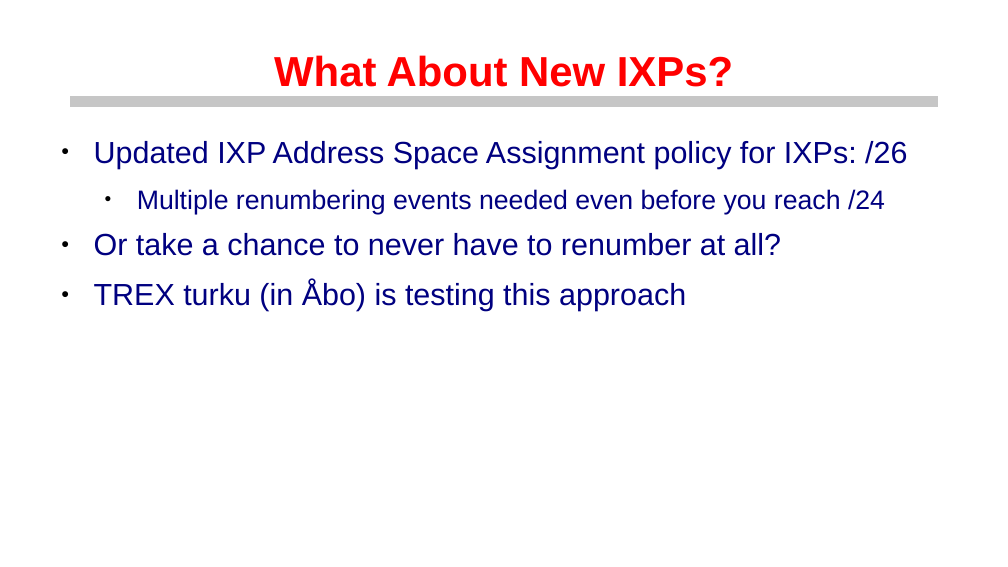
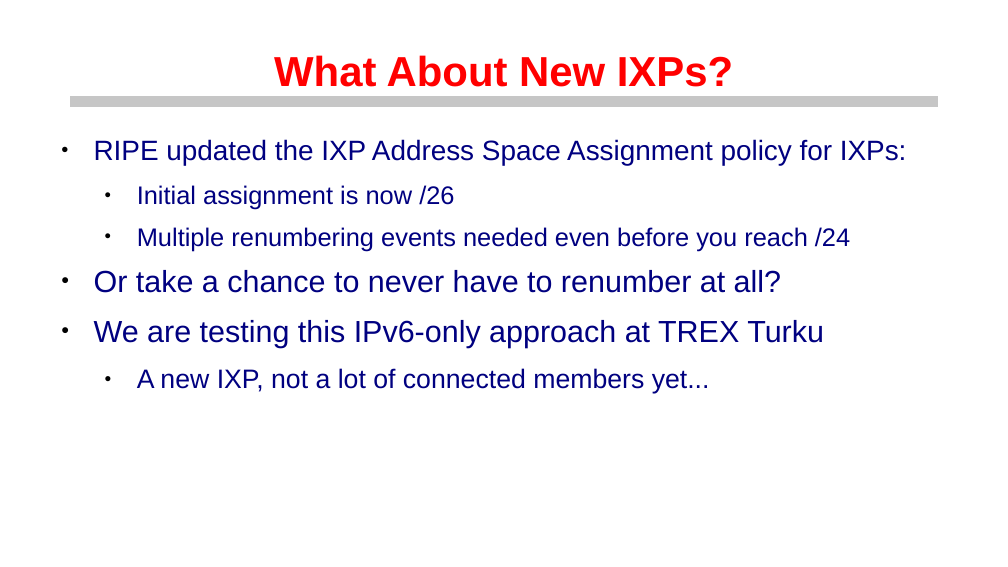
Before and after one commit to euro-ix/rfc8950-ixp, a slide deck: slide 9 of presentations/ipv6-only-ixps.odp. Drawn at 1008x567 pixels with LibreOffice and Linux fonts; fonts in the diff are those of the drawing; background and template pictures are left out. Boxes give left, top, right and bottom in pixels: in the first picture for what was removed or moved away, otherwise in the second. Text is boxed around its words. In the diff, an @@ line names an element or a change of style, - is before the commit and + after.

Commit message:
Updates for next weeks MORE-IP event.

```diff
--- a/presentations/ipv6-only-ixps.odp
+++ b/presentations/ipv6-only-ixps.odp
@@ text at (x1=94, y1=139, x2=907, y2=210): text changed; size 24 to 22 pt @@
-● Updated IXP Address Space Assignment policy for IXPs: /26
+● RIPE updated the IXP Address Space Assignment policy for IXPs:
+  ● Initial assignment is now /26
@@ text at (x1=137, y1=227, x2=850, y2=251): size 21 to 20 pt in "Multiple renumbering events needed even before you ..." @@
@@ text at (x1=94, y1=320, x2=824, y2=393): text changed @@
-● TREX turku (in Åbo) is testing this approach
+● We are testing this IPv6-only approach at TREX Turku
+  ● A new IXP, not a lot of connected members yet...
```
Also in this commit, not shown: 5 other slides changed, 3 slides added, 1 other file.
